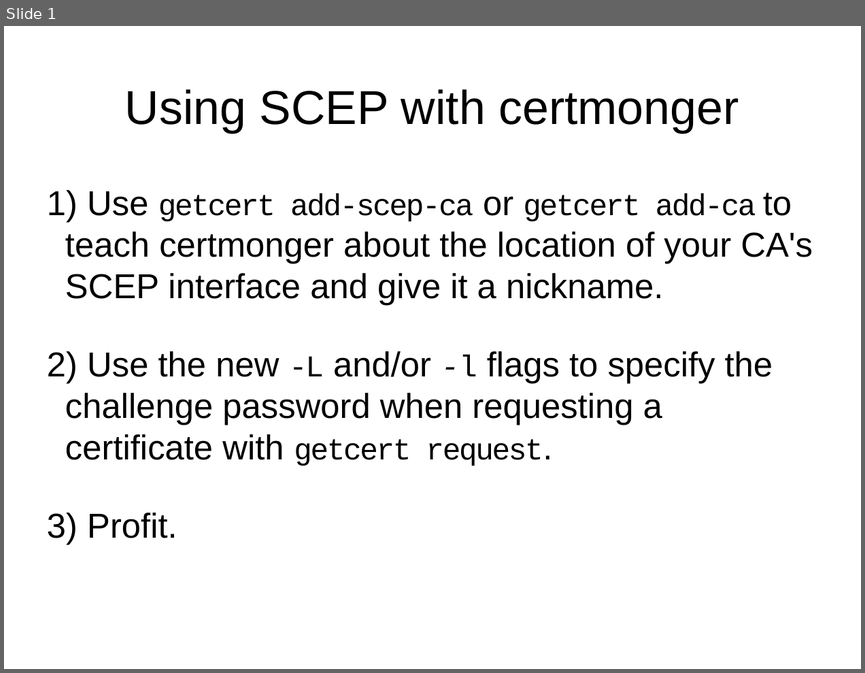
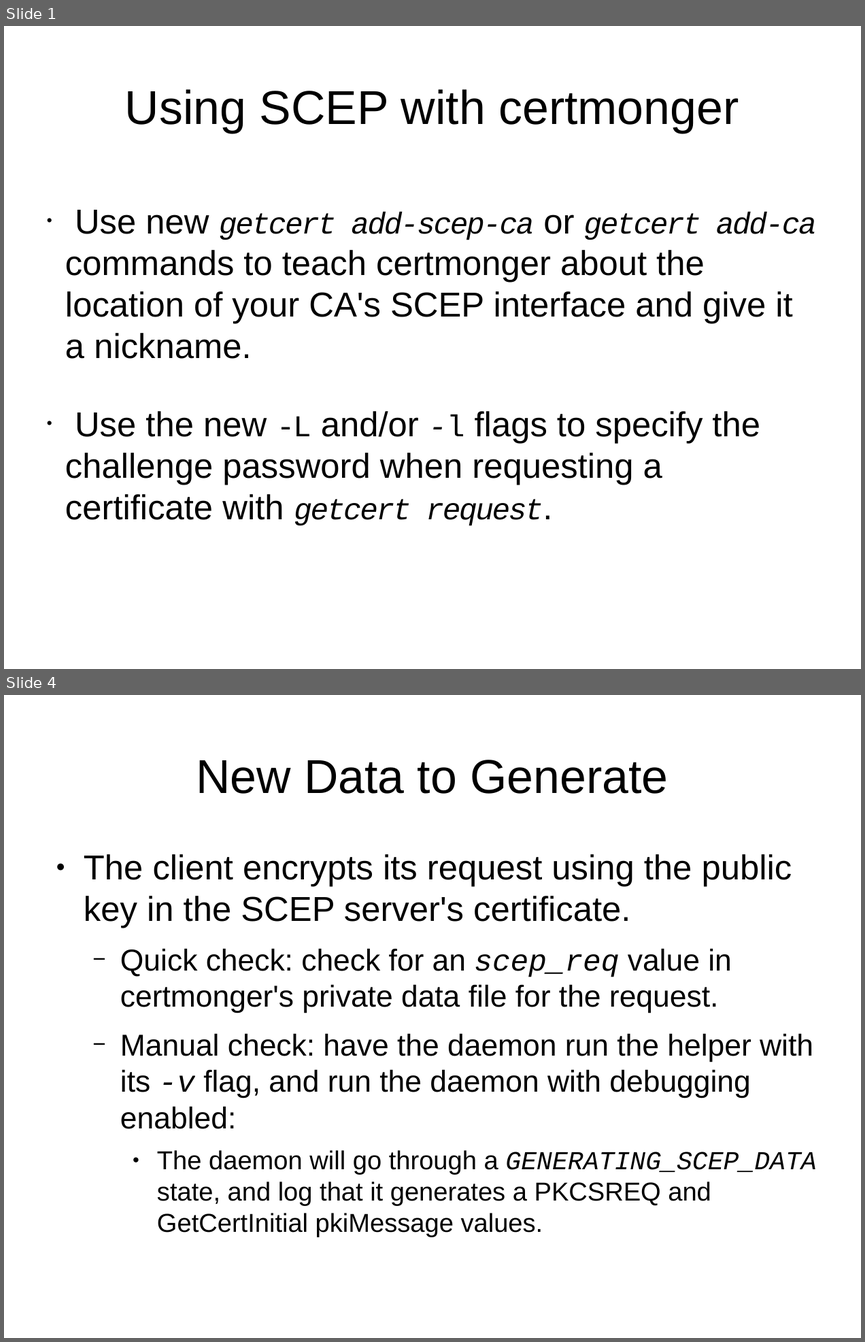
Before and after one commit to haxorsebb/certmonger, a slide deck: doc/scep.odp. Shown one above the other, each under a label of ours: slide 1 before the commit, slides 1 and 4 after it; the slides between them are not shown. The pictures are 865x673 and 865x1342 pixels, drawn with LibreOffice and Linux fonts; fonts in the diff are those of the drawing. Boxes give left, top, right and bottom in pixels: in the first picture for what was removed or moved away, otherwise in the second. Text is boxed around its words. In the diff, an @@ line names an element or a change of style, - is before the commit and + after.

Commit message:
Add info on troubleshooting to SCEP presentation
Add more slides about troubleshooting to the single slide on how to use
SCEP.  The verbose logging from the helper needs to be something we just
expose in debug mode.

```diff
--- a/doc/scep.odp
+++ b/doc/scep.odp
@@ slide 4 added at <box>4,695,861,1338</box>, background #FFFFFF @@
@@ title added at <box>196,760,668,794</box>, 44 pt, text #000000 @@
+New Data to Generate
@@ text added at <box>84,854,816,1206</box>, 28 pt, text #000000 @@
+● The client encrypts its request using the public key in the SCEP server's certificate.
+  − Quick check: check for an scep_req value in certmonger's private data file for the request.
+  − Manual check: have the daemon run the helper with its -v flag, and run the daemon with debugging enabled:
+    ● The daemon will go through a GENERATING_SCEP_DATA state, and log that it generates a PKCSREQ and GetCertInitial pkiMessage values.
@@ slide 1 changed as well @@
@@ subtitle at <box>65,210,817,359</box>: text changed @@
-1) Use getcert add-scep-ca or getcert add-ca to teach certmonger about the location of your CA's SCEP interface and give it a nickname.
+• Use new getcert add-scep-ca or getcert add-ca commands to teach certmonger about the location of your CA's SCEP interface and give it a nickname.
@@ subtitle at <box>65,411,760,526</box>: italic on in "getcert request."; bullet 1) to • @@
@@ subtitle at <box>87,512,177,538</box>: paragraph removed @@
-3) Profit.
```
Also in this commit, not shown: 5 other slides added.
